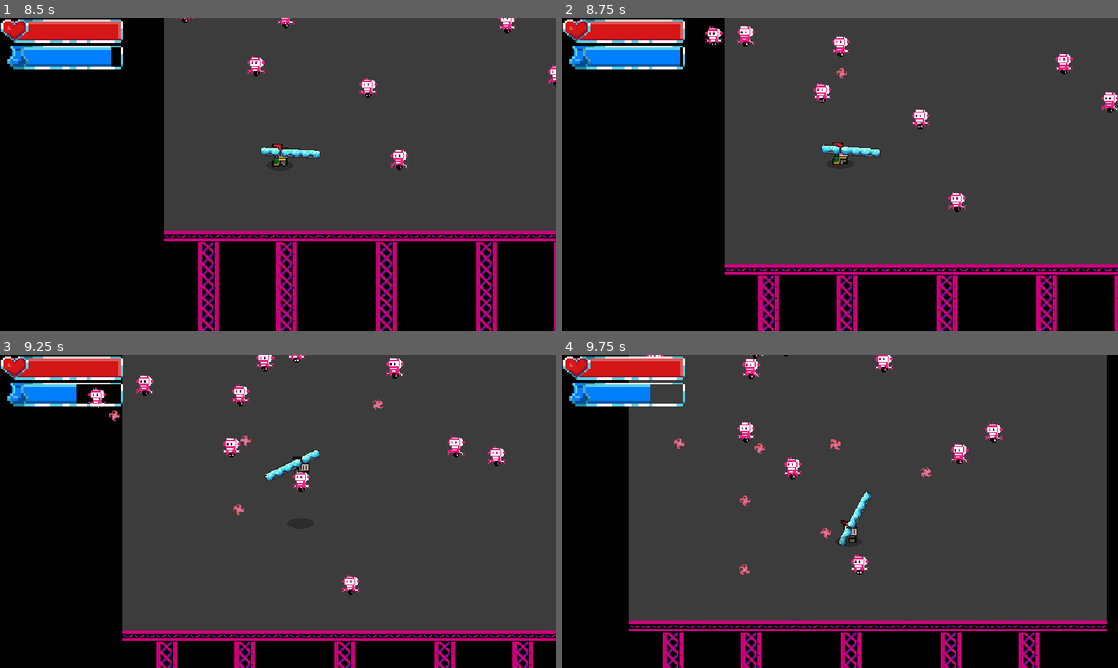
Above: before the commit, frames 1-4 (two rows, left to right).
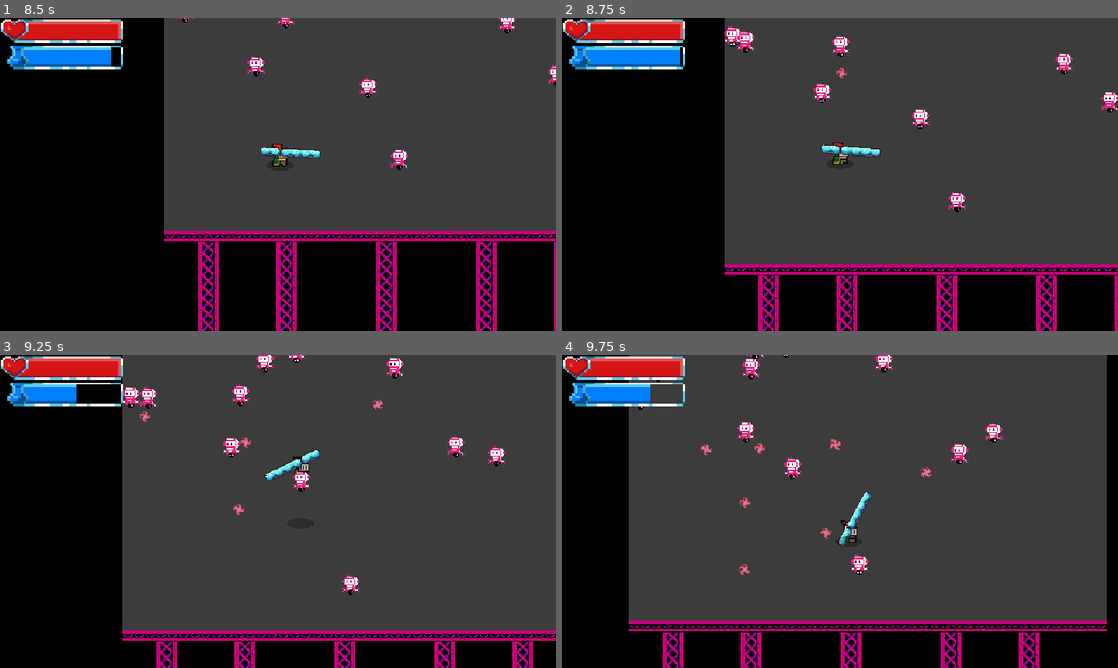
Above: after the commit, the same moments.

Repository: LicoRyte/PSCP--NoIWasTheJudge
Game: Godot game, scene res://Scene/Game Scene/main_menu.tscn
The game is run twice, just before and just after one commit, with the same random seed, the same clock (stepped at 60 frames per second) and the same inputs.
Inputs (mouse positions are in pixels of both pictures, inside the frame that each line leads up to):
- Up to frame 1 (8.5 s): click "Start game" at 0.5 s; click "Start game" at 1.25 s; tap Enter at 2 s; move the mouse to (400, 158) at 2.02 s; hold D (Right) 2.03-2.78 s; tap Shift (Dash) at 2.1, 6.6 s; click (400, 158) at 2.17 s; move the mouse to (166, 190) at 2.77 s; hold S (Down) 2.78-3.53 s; click (166, 190) at 2.85 s; tap Space (Space) at 3.5, 4.35 s; move the mouse to (333, 105) at 3.52 s; hold D (Right) 3.53-4.28 s; tap R (Relode) at 3.6, 8.1 s; move the mouse to (250, 237) at 4.27 s; hold W (Up) 4.28-5.03 s; click (250, 237) at 4.42 s; move the mouse to (444, 221) at 5.02 s; hold A (Left) 5.03-6.53 s; tap E (dash) at 5.1 s; move the mouse to (111, 127) at 5.77 s; tap J (spawn_mob) at 5.85 s; move the mouse to (305, 174) at 6.52 s; hold S (Down) 6.53-7.28 s; click (305, 174) at 6.67 s; move the mouse to (194, 96) at 7.27 s; hold D (Right) 7.28-8.03 s; click (194, 96) at 7.35 s; move the mouse to (400, 158) at 8.02 s; hold W (Up) from 8.03 s (still down)
- Up to frame 2 (8.75 s): keep holding W (Up)
- Up to frame 3 (9.25 s): move the mouse to (166, 527) at 8.77 s; release W (Up) at 8.78 s; hold D (Right) from 8.78 s (still down); tap Space (Space) at 8.85 s; click (166, 527) at 8.92 s
- Up to frame 4 (9.75 s): move the mouse to (895, 442) at 9.52 s; release D (Right) at 9.53 s; hold S (Down) from 9.53 s (still down); tap E (dash) at 9.6 s

Frame 1 is identical in both runs. In frame 2, 0.4% of the frame differs, in the area x 25-35%, y 2-12%; in frame 3, 0.6%, in the area x 15-50%, y 0-30%; in frame 4, 0.2%.

Commit message:
fix enemy and bullet nenmy

Diff:
--- a/Scene/enemy/enemy.tscn
+++ b/Scene/enemy/enemy.tscn
@@ -70,7 +70,7 @@
 [node name="enemy" type="CharacterBody2D"]
 y_sort_enabled = true
 collision_layer = 2
-collision_mask = 2
+collision_mask = 130
 platform_floor_layers = 4294967292
 script = ExtResource("1_a2w56")
 
--- a/Scripts/Gun_scripts/enemy_bullet.gd
+++ b/Scripts/Gun_scripts/enemy_bullet.gd
@@ -11,7 +11,7 @@
 	queue_free()
 
 func _on_hitbox_area_entered(area: Area2D) -> void:
-	if area.get_parent() is Enemy or area.get_parent() is Enemy_bullet or area.get_parent() is Bullet:
+	if area.get_parent() is Enemy or area.get_parent() is Enemy_bullet:
 		return
 	Damage.deal_damage(3.5, area.get_parent())
 	queue_free()
